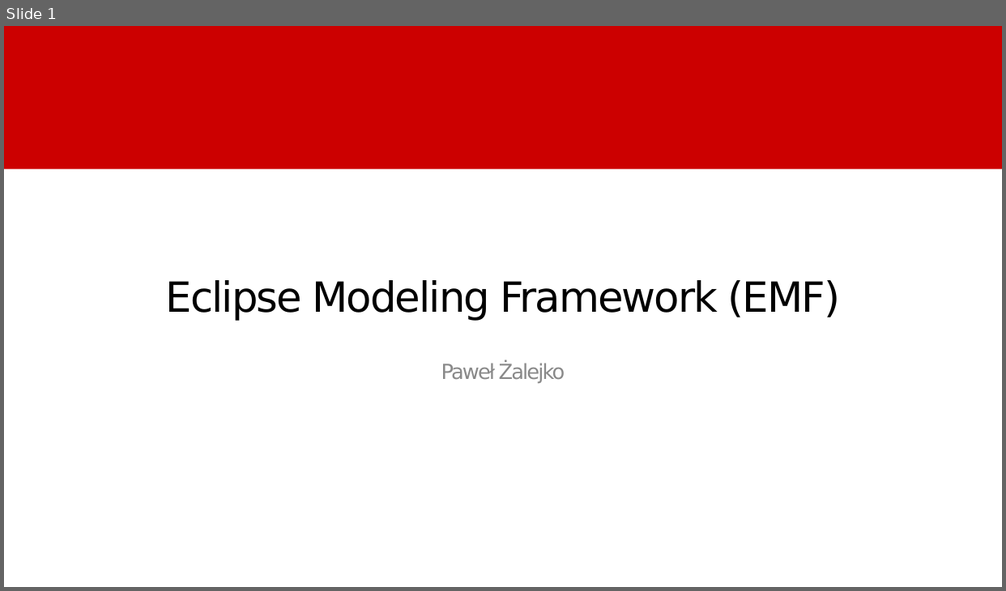
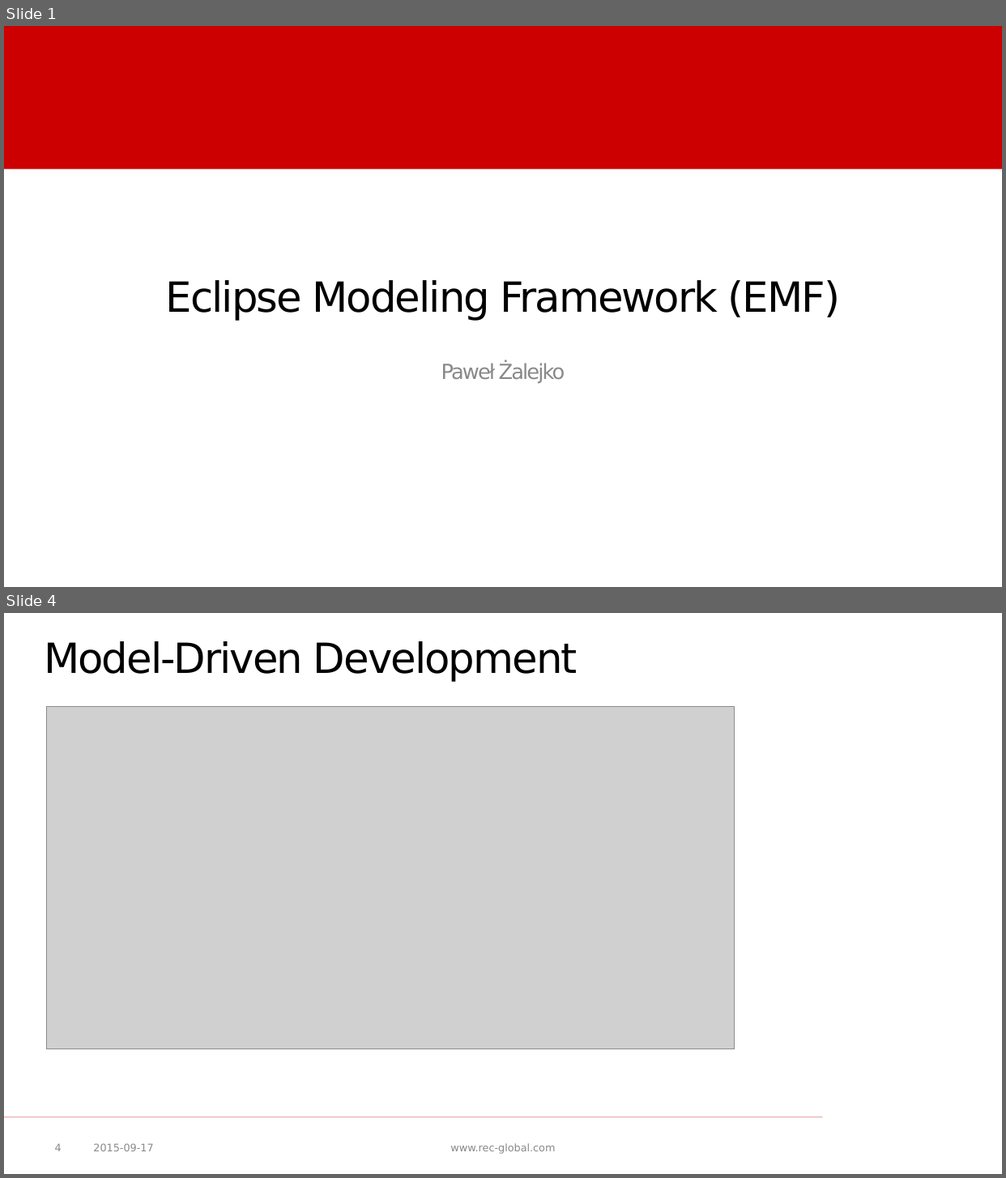
Before and after one commit to p-zalejko/jug_emf, a slide deck: JUG - EMF.pptx. Shown one above the other, each under a label of ours: slide 1 before the commit, slides 1 and 4 after it; the slides between them are not shown. The pictures are 1006x591 and 1006x1178 pixels, drawn with LibreOffice and Linux fonts; fonts in the diff are those of the drawing; grey boxes stand for pictures; background and template pictures are left out. Boxes give left, top, right and bottom in pixels: in the first picture for what was removed or moved away, otherwise in the second. Text is boxed around its words. In the diff, an @@ line names an element or a change of style, - is before the commit and + after.

Commit message:
updated a presentation(added jpa model).

```diff
--- a/JUG - EMF.pptx
+++ b/JUG - EMF.pptx
@@ slide 4 added at (4,613,1002,1174), background #FFFFFF @@
@@ title added at (44,641,577,682), 40 pt, text #000000 @@
+Model-Driven Development
@@ picture added at (47,707,735,1050) @@
@@ line added from (823, 1118) to (4, 1118), #C00000 0.5 pt @@
@@ page number added at (55,1144,62,1152), 10 pt, text #8C8C8C @@
+4
@@ text added at (93,1144,153,1152), 10 pt, text #8C8C8C @@
+2015-09-17
@@ text added at (450,1144,555,1154), 10 pt, text #898989 @@
+www.rec-global.com
```
Also in this commit, not shown: 13 slides changed, 1 other slide added.
